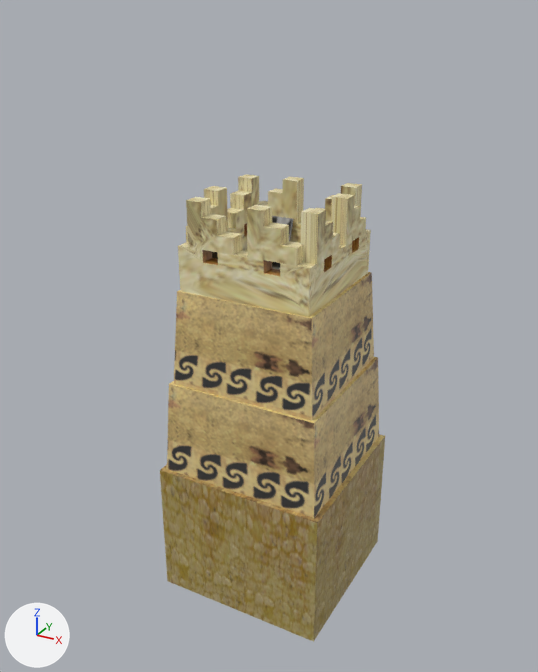
Before and after pictures for a commit that changed the COLLADA model art/meshes/structural/mochicas/wall_tower.dae.
Both versions are drawn from a 50 mm camera at (12.5, -24.7, 18.5) aimed at (-0.7, -0.7, 6.5). Arrows for +X, +Y and +Z are at lower left; the lights stay in place.

The first picture shows 'wall_tower'.
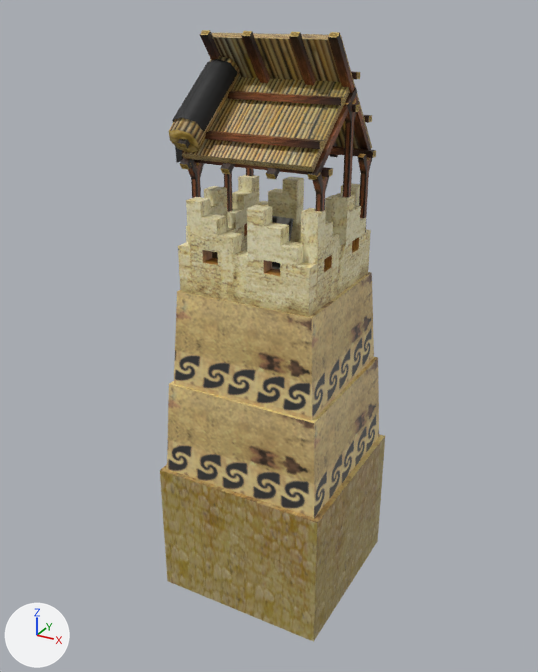
The newer file is also turned or shifted as a whole; pictures and numbers use the older file's frame.

The change, as a diff of the scene's bpy script:
```diff
--- a/art/meshes/structural/mochicas/wall_tower.dae.py
+++ b/art/meshes/structural/mochicas/wall_tower.dae.py
@@ me_cubo_079 @@
 # used by ob_wall_tower; location = (0.0, 0.0, 0.0)
-me_cubo_079.from_pydata(...)  # 428 vertices, 782 faces; spans x -4.0..3.2, y -4.1..3.0, z -4.8..12.3
+me_cubo_079.from_pydata(...)  # 684 vertices, 1177 faces; spans x -4.0..3.2, y -4.1..3.0, z -4.8..17.8
+# me_cubo_079 part 1: 1 vertex moved within x 0.8, y 0.8, z 9.6; 41 vertices removed from x -2.5..2.3, y -1.5..1.6, z 9.2..11.2; 297 vertices added at x -3.4..2.5, y -3.6..2.3, z 8.7..17.8
+# me_cubo_079 part 2: 247 kept faces spanning x -3.1..2.3, y -3.3..2.1, z 8.8..12.3 get new texture (UV) coordinates
 me_cubo_079.materials.append(mat_textura_edificios_mochicas_001)
```

Pixel boxes [x1, y1, x2, y2] of what changed, in the pictures (538 x 672 px):
'wall_tower', reshaped (31% taller)
    before: [160, 174, 385, 642]
    after: [160, 30, 385, 642]
part 1 of me_cubo_079, built on
    before: [214, 178, 352, 267]
    after: [168, 30, 376, 319]
part 2 of me_cubo_079, surface changed
    both: [179, 174, 371, 317]
